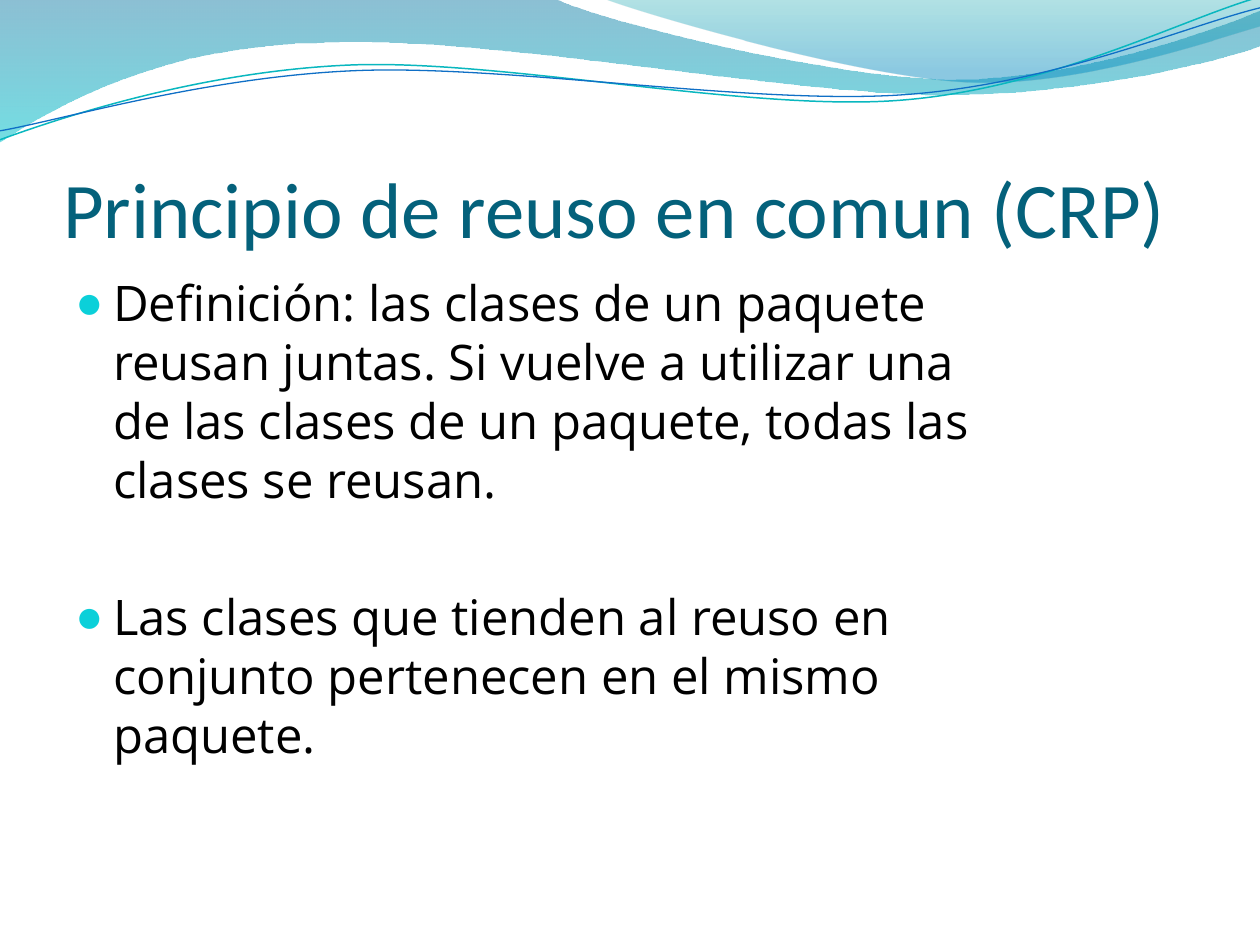
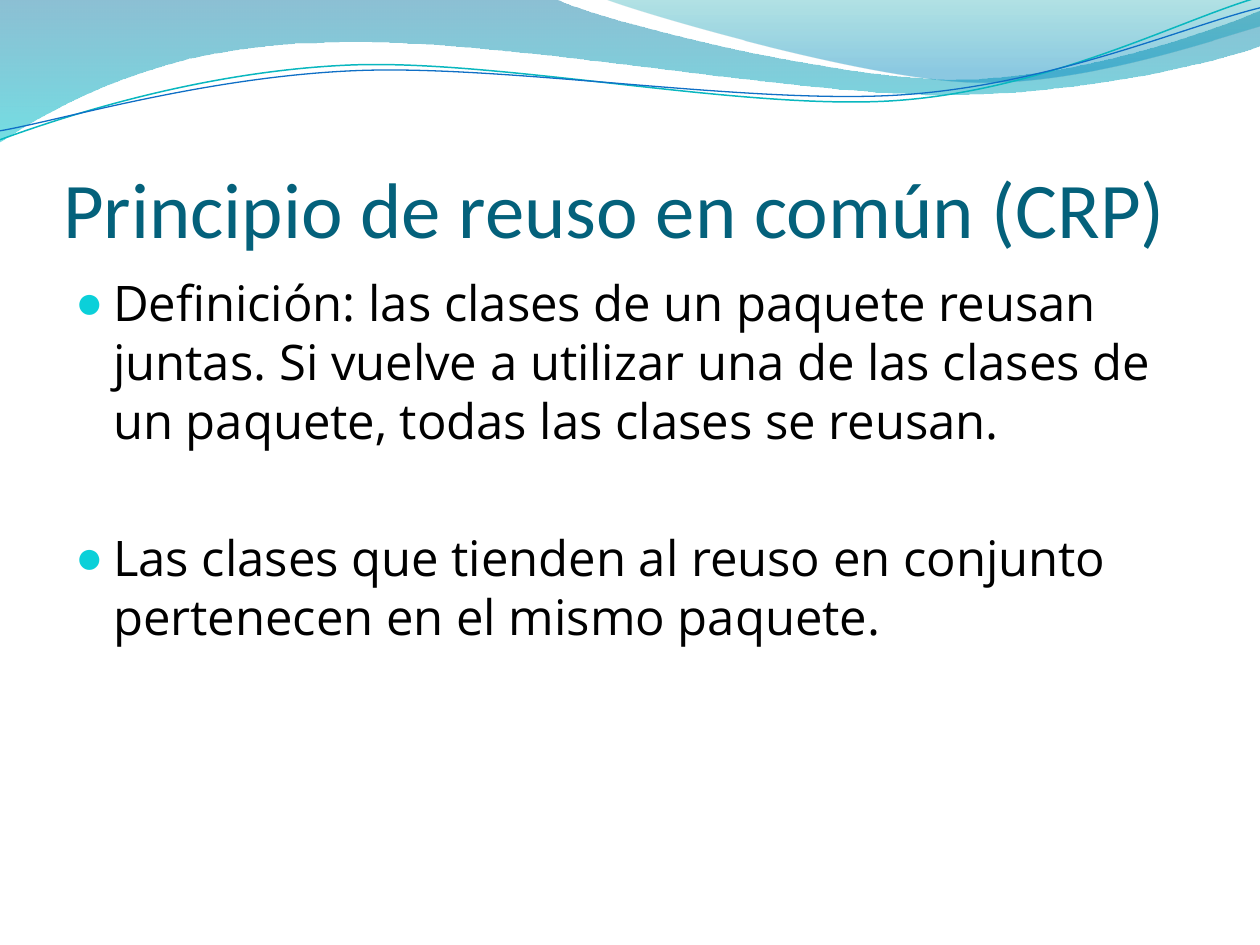
Before and after one commit to vvalotto/MiRepositorio, a slide deck: slide 52 of Disenio de Software/Principios OO/Presentaciones/Principios de Diseño OO.pptx. Drawn at 1260x945 pixels with LibreOffice and Linux fonts; fonts in the diff are those of the drawing; background and template pictures are left out. Boxes give left, top, right and bottom in pixels: in the first picture for what was removed or moved away, otherwise in the second. Text is boxed around its words. In the diff, an @@ line names an element or a change of style, - is before the commit and + after.

```diff
--- a/Disenio de Software/Principios OO/Presentaciones/Principios de Diseño OO.pptx
+++ b/Disenio de Software/Principios OO/Presentaciones/Principios de Diseño OO.pptx
@@ title at [63,180,1165,251]: text changed @@
-Principio de reuso en comun (CRP)
+Principio de reuso en común (CRP)
@@ text "Definición: las clases de un ..." rewrapped from [113,283,969,765] to [113,283,1150,647] @@
```
Also in this commit, not shown: 3 other slides changed, 5 slides added, 49 other files.
